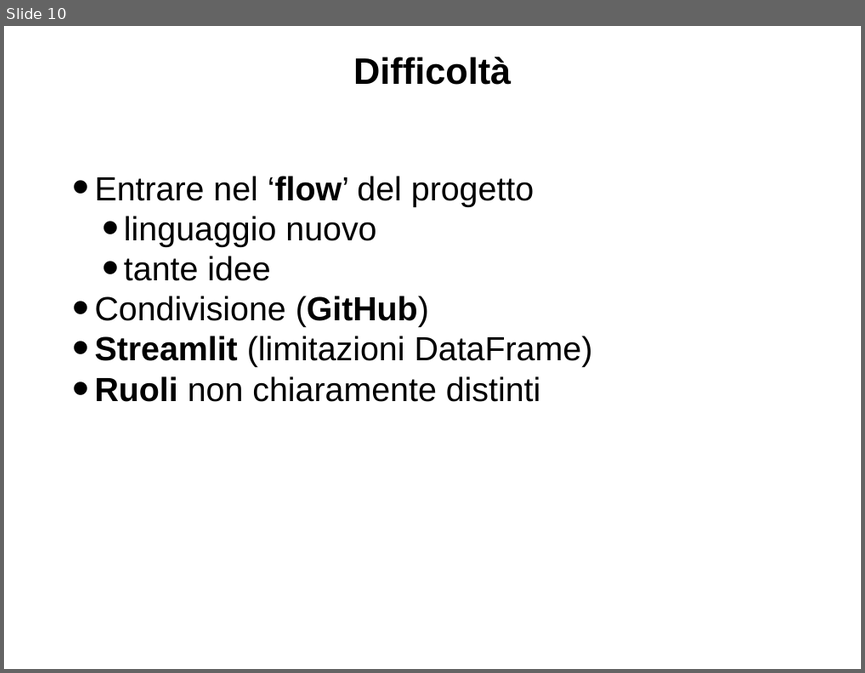
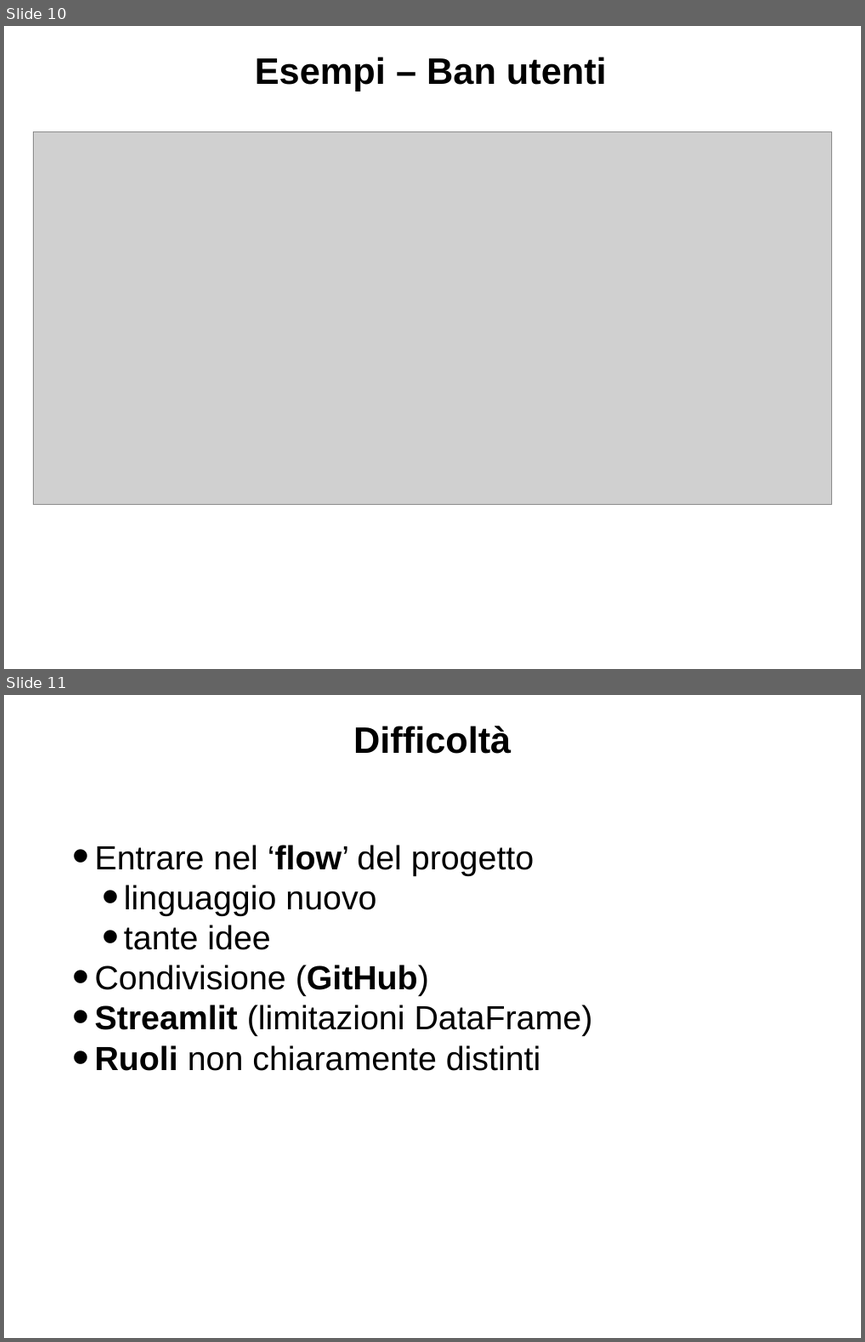
Before and after one commit to cgiaccar/Whatsapp2.0, a slide deck: PowerPointWha2.0.pptx. Shown one above the other, each under a label of ours: slide 10 before the commit, slides 10 and 11 after it. The pictures are 865x673 and 865x1342 pixels, drawn with LibreOffice and Linux fonts; fonts in the diff are those of the drawing; grey boxes stand for pictures. Boxes give left, top, right and bottom in pixels: in the first picture for what was removed or moved away, otherwise in the second. Text is boxed around its words. In the diff, an @@ line names an element or a change of style, - is before the commit and + after.

```diff
--- a/PowerPointWha2.0.pptx
+++ b/PowerPointWha2.0.pptx
@@ slide 10 added at box(4, 26, 861, 669), background #FFFFFF @@
@@ text added at box(255, 57, 607, 91), 44 pt, text #000000, bold @@
+Esempi – Ban utenti
@@ picture added at box(34, 132, 832, 505) @@
@@ what was slide 10 is now slide 11 @@
```
Also in this commit, not shown: 2 slides changed.
